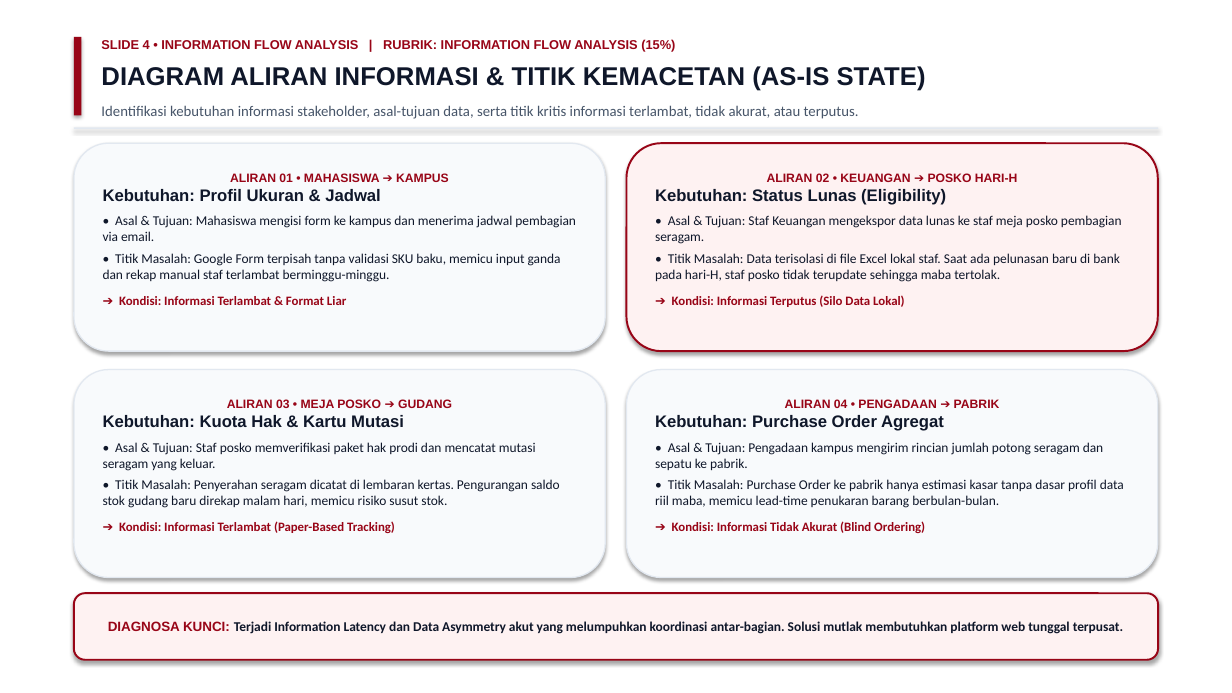
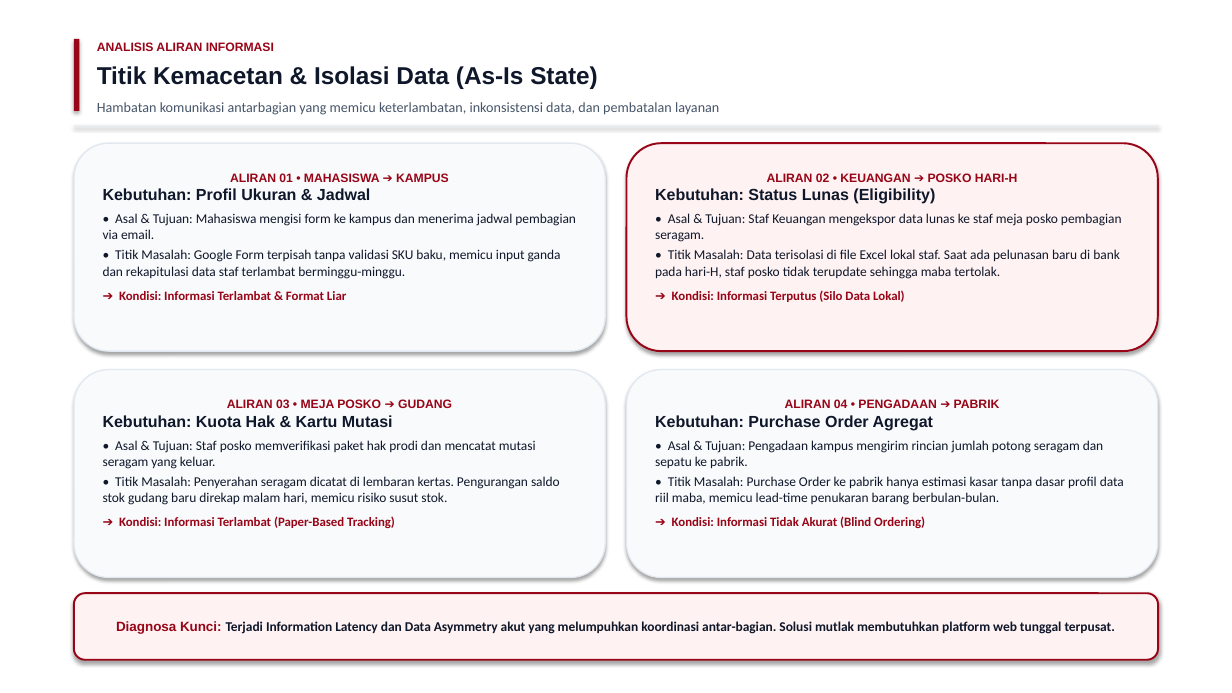
Before and after one commit to hildan-anugrah/tectnospark, a slide deck: slide 4 of HorizonU_Uniform_UniStock_SCM_Presentasi_Technospark.pptx. Drawn at 1232x693 pixels with LibreOffice and Linux fonts; fonts in the diff are those of the drawing. Boxes give left, top, right and bottom in pixels: in the first picture for what was removed or moved away, otherwise in the second. Text is boxed around its words. In the diff, an @@ line names an element or a change of style, - is before the commit and + after.

Commit message:
refactor: clean presentation UI with Tailwind CSS, remove academic rubrics, executive styling

```diff
--- a/HorizonU_Uniform_UniStock_SCM_Presentasi_Technospark.pptx
+++ b/HorizonU_Uniform_UniStock_SCM_Presentasi_Technospark.pptx
@@ rectangle: place and size @@
-rectangle at (74, 37, 81, 116)
+rectangle at (74, 39, 79, 111)
@@ text at (97, 42, 274, 51): text changed; size 10 to 9.5 pt @@
-SLIDE 4 • INFORMATION FLOW ANALYSIS | RUBRIK: INFORMATION FLOW ANALYSIS (15%)
+ANALISIS ALIRAN INFORMASI
@@ text at (97, 66, 598, 89): text changed; size 20 to 19 pt @@
-DIAGRAM ALIRAN INFORMASI & TITIK KEMACETAN (AS-IS STATE)
+Titik Kemacetan & Isolasi Data (As-Is State)
@@ text at (97, 102, 719, 115): text changed; size 11.5 to 11 pt @@
-Identifikasi kebutuhan informasi stakeholder, asal-tujuan data, serta titik kritis informasi terlambat, tidak akurat, atau terputus.
+Hambatan komunikasi antarbagian yang memicu keterlambatan, inkonsistensi data, dan pembatalan layanan
@@ text in rounded rectangle at (103, 188, 576, 239): size 13 to 12.5 pt in "Kebutuhan: Profil Ukuran & Jadwal"; less space between paragraphs @@
@@ text in rounded rectangle at (655, 188, 1122, 279): size 13 to 12.5 pt in "Kebutuhan: Status Lunas (Eligibility)"; less space between paragraphs @@
@@ text in rounded rectangle at (103, 249, 561, 279): text changed @@
-• Titik Masalah: Google Form terpisah tanpa validasi SKU baku, memicu input ganda dan rekap manual staf terlambat berminggu-minggu.
+• Titik Masalah: Google Form terpisah tanpa validasi SKU baku, memicu input ganda dan rekapitulasi data staf terlambat berminggu-minggu.
@@ text in rounded rectangle at (103, 415, 560, 505): size 13 to 12.5 pt in "Kebutuhan: Kuota Hak & Kartu Mutasi"; less space between paragraphs @@
@@ text in rounded rectangle at (655, 415, 1124, 505): size 13 to 12.5 pt in "Kebutuhan: Purchase Order Agregat"; less space between paragraphs @@
@@ text in rounded rectangle at (116, 621, 1115, 634): text changed @@
-DIAGNOSA KUNCI: Terjadi Information Latency dan Data Asymmetry akut yang melumpuhkan koordinasi antar-bagian. Solusi mutlak membutuhkan platform web tunggal terpusat.
+Diagnosa Kunci: Terjadi Information Latency dan Data Asymmetry akut yang melumpuhkan koordinasi antar-bagian. Solusi mutlak membutuhkan platform web tunggal terpusat.
```
Also in this commit, not shown: 7 other slides changed, 2 other files.
